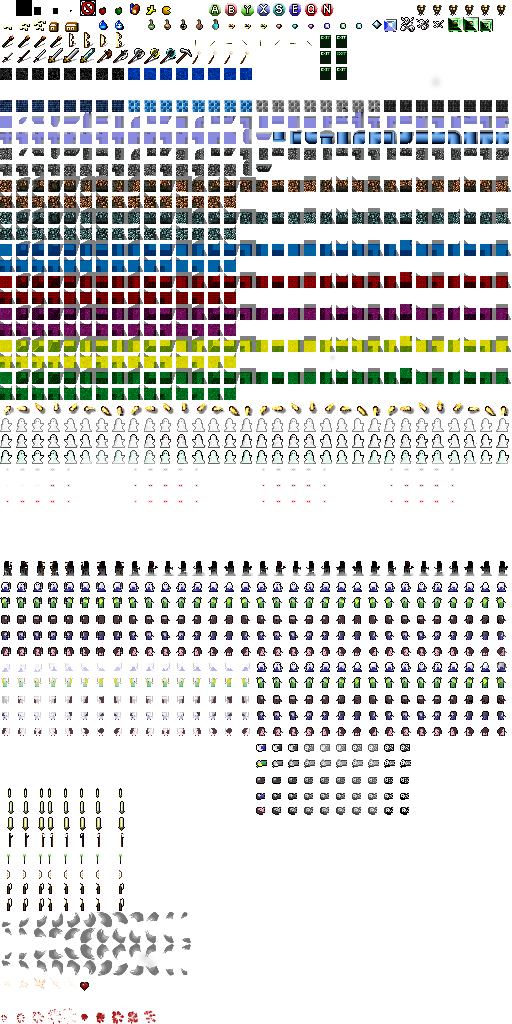
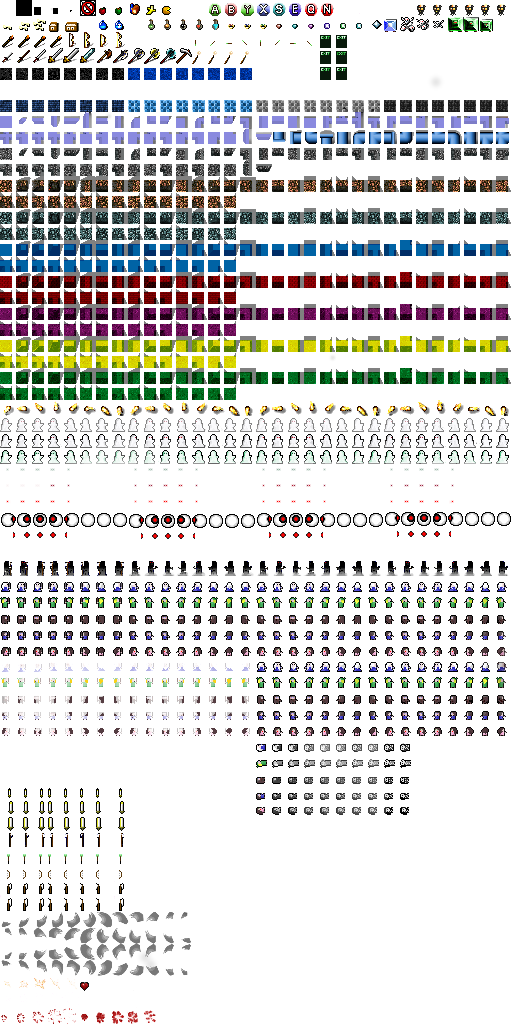
Revision of a layered 512×1024 image; what changed, layer by layer:
painted on "Layer" over (x1=1, y1=512, x2=511, y2=539)
